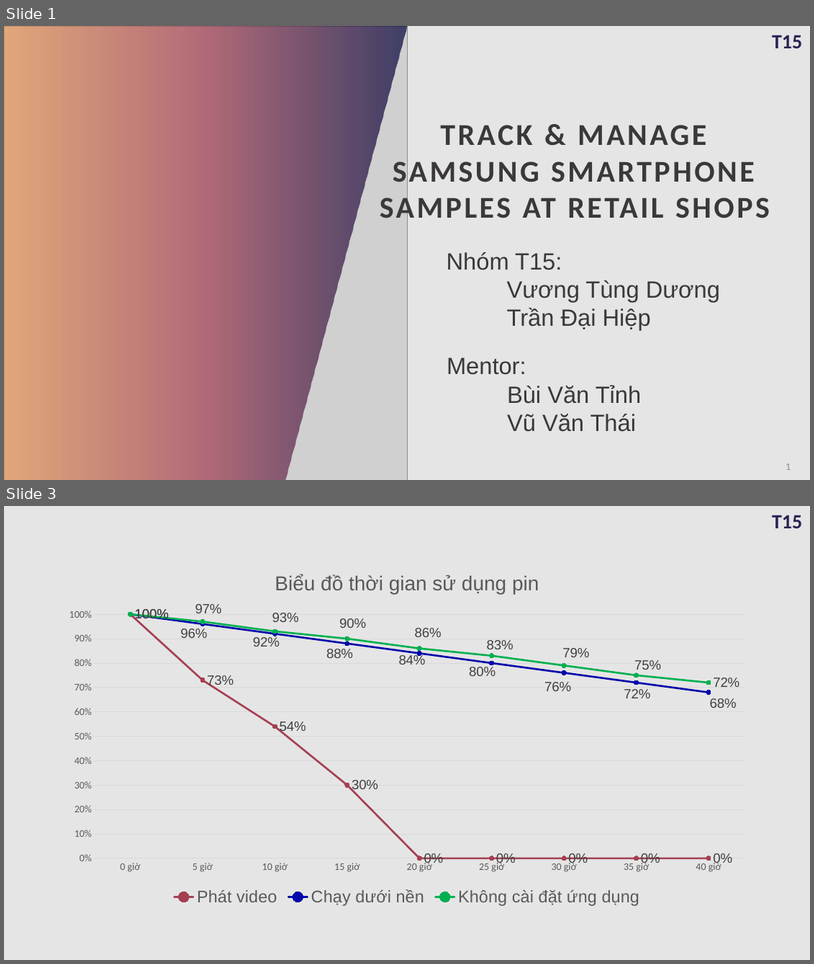
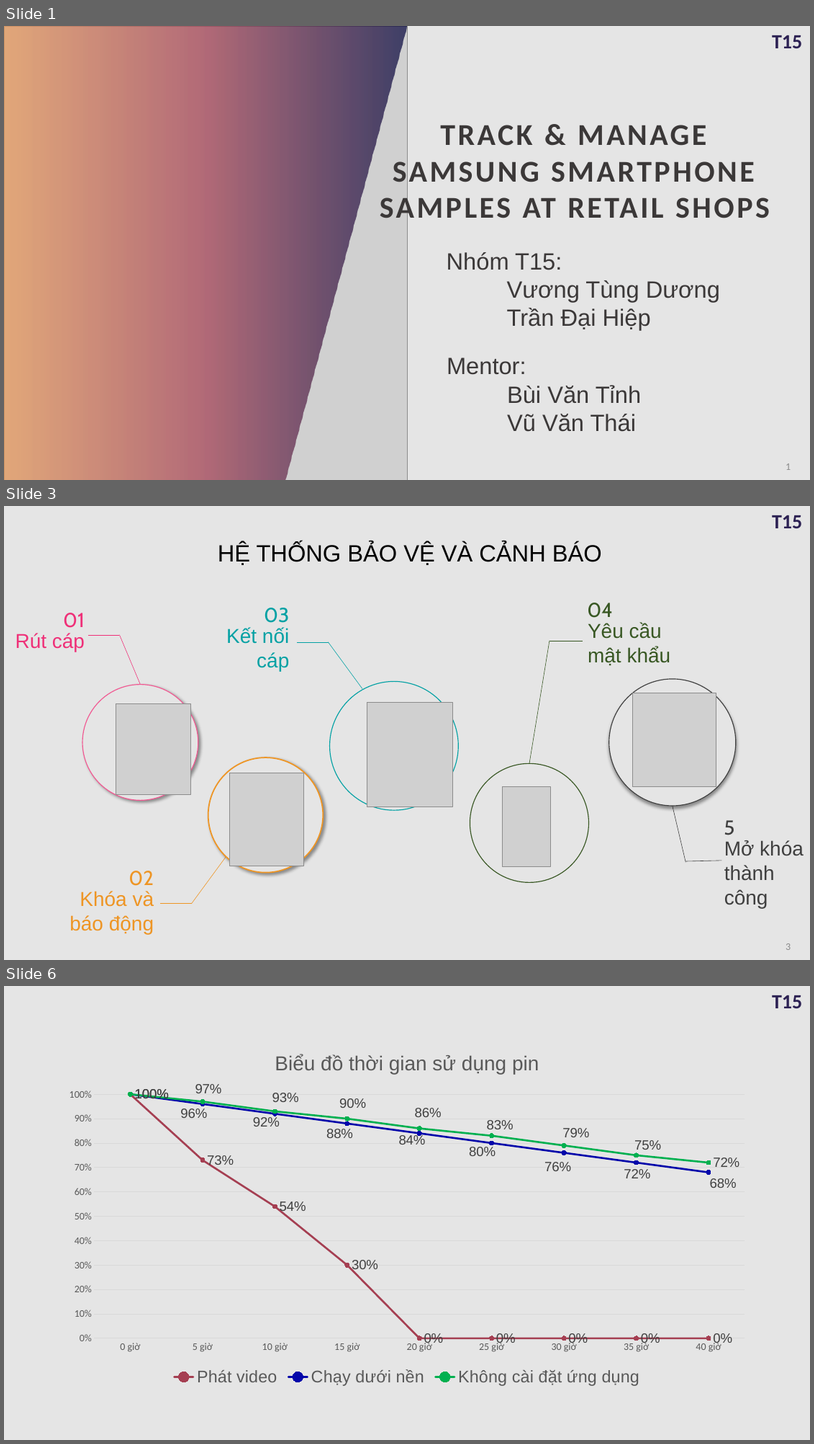
Before and after one commit to daihieptn97/share, a slide deck: Đồ án/BaoCao.pptx. Shown one above the other, each under a label of ours: slides 1 and 3 before the commit, slides 1, 3 and 6 after it; the slides between them are not shown. The pictures are 814x964 and 814x1444 pixels, drawn with LibreOffice and Linux fonts; fonts in the diff are those of the drawing; grey boxes stand for pictures. Boxes give left, top, right and bottom in pixels: in the first picture for what was removed or moved away, otherwise in the second. Text is boxed around its words. In the diff, an @@ line names an element or a change of style, - is before the commit and + after.

```diff
--- a/Đồ án/BaoCao.pptx
+++ b/Đồ án/BaoCao.pptx
@@ slide 3 added at [4, 506, 810, 960], background #E5E5E5; not listed: 1 template element that a slide beside it also shows @@
@@ text added at [218, 543, 602, 565], 28 pt, text #000000 @@
+HỆ THỐNG BẢO VỆ VÀ CẢNH BÁO
@@ text added at [63, 613, 85, 628], 24 pt, text #EF3078 @@
+01
@@ text added at [264, 608, 289, 623], 24 pt, text #03A1A4 @@
+03
@@ text added at [587, 602, 613, 618], 24 pt, text #385723 @@
+04
@@ text added at [16, 633, 85, 651], 24 pt, text #EF3078 @@
+Rút cáp
@@ line added from (119, 635) to (88, 635), #EF3078 0.5 pt @@
@@ line added from (140, 685) to (119, 635), #EF3078 0.5 pt @@
@@ text added at [226, 628, 289, 671], 24 pt, text #03A1A4 @@
+Kết nối cáp
@@ text added at [588, 623, 671, 666], 24 pt, text #385723 @@
+Yêu cầu mật khẩu
@@ line added from (328, 642) to (298, 642), #03A1A4 0.5 pt @@
@@ line added from (363, 689) to (328, 642), #03A1A4 0.5 pt @@
@@ line added from (530, 763) to (550, 641), #385723 0.5 pt @@
@@ line added from (550, 641) to (583, 641), #385723 0.5 pt @@
@@ ellipse added at [82, 685, 198, 800], fill #E5E5E5, outline #F25892 1 pt @@
@@ ellipse added at [330, 682, 459, 811], fill #E5E5E5, outline #03A1A4 1 pt @@
@@ ellipse added at [610, 679, 736, 806], fill #E5E5E5, outline #3F3F3F 1 pt @@
@@ picture added at [633, 693, 717, 787] @@
@@ picture added at [116, 704, 190, 795] @@
@@ picture added at [367, 702, 453, 807] @@
@@ ellipse added at [208, 758, 324, 872], fill #E5E5E5, outline #EE9524 1.5 pt @@
@@ ellipse added at [471, 763, 589, 883], fill #E5E5E5, outline #385723 1 pt @@
@@ picture added at [229, 772, 304, 865] @@
@@ picture added at [503, 787, 551, 867] @@
@@ line added from (673, 806) to (687, 862), #3F3F3F 0.5 pt @@
@@ text added at [724, 820, 735, 835], 24 pt, text #3F3F3F @@
+5
@@ text added at [725, 840, 804, 908], 24 pt, text #3F3F3F @@
+Mở khóa thành công
@@ text added at [129, 870, 154, 885], 24 pt, text #EE9524 @@
+02
@@ line added from (226, 857) to (191, 903), #EE9524 0.5 pt @@
@@ line added from (687, 861) to (722, 860), #3F3F3F 0.5 pt @@
@@ text added at [70, 890, 154, 934], 24 pt, text #EE9524 @@
+Khóa và báo động
@@ line added from (191, 903) to (161, 903), #EE9524 0.5 pt @@
@@ page number added at [786, 943, 791, 950], 12 pt, text #8C8C8C @@
+3
@@ what was slide 3 is now slide 6 @@
```
Also in this commit, not shown: 2 slides changed, 2 other slides added, 1 other file.
